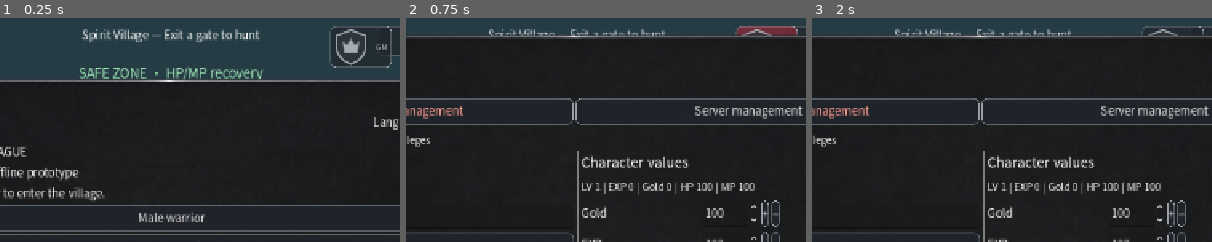
Above: before the commit, frames 1-3 (left to right).
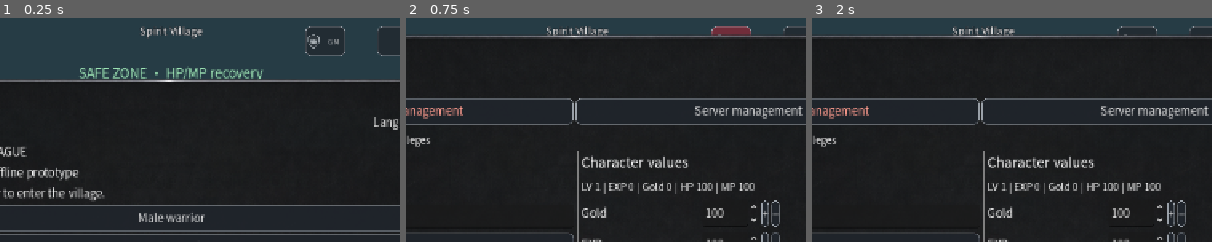
Above: after the commit, the same moments.

Repository: redfullmoon209-debug/ZMB
Game: Godot game, scene res://main.tscn
The game is run twice, just before and just after one commit, with the same random seed, the same clock (stepped at 60 frames per second) and the same inputs.
Inputs:
- Up to frame 1 (0.25 s): no input
- Up to frame 2 (0.75 s): click "GM" at 0.5 s
- Up to frame 3 (2 s): click "ATTACK" at 1.25 s
The pictures show only the part of the screen within x 29-79%, y 0-50%; the shares and areas given below are measured in that part.

The runs differ from the first frame. In frame 1, 2.4% of the frame differs, in the area x 20-98%, y 3-23%; in frame 2, 1.5%; in frame 3, 1.0%.

Commit message:
ZMB v0.1.25: training players, live target HUD and GM spacing

Diff:
--- a/hud.gd
+++ b/hud.gd
@@ -13,6 +13,10 @@
 var status_portrait_male := true
 const PLAYER_HUD = "res://assets/player_hud/"
 var target_label: Label
+var target_status: Control
+var target_bar: Control
+var target_fill: Control
+var target_hp: Label
 var zone_label: Label
 var camera_mode_button: Button
 var minimap: Control
@@ -135,6 +139,12 @@
 				if config.has_section_key(section,key): config.erase_section_key(section,key)
 		config.set_value("ui","hud_layout",4)
 		config.save("user://zmb.cfg")
+	if int(config.get_value("ui","hud_layout",0))<5:
+		for key in ["TARGET","GM"]:
+			for section in ["position","size","scale","opacity"]:
+				if config.has_section_key(section,key): config.erase_section_key(section,key)
+		config.set_value("ui","hud_layout",5)
+		config.save("user://zmb.cfg")
 	lang=int(config.get_value("ui","lang",1))
 	root=Control.new()
 	add_child(root)
@@ -173,19 +183,20 @@
 		meter.max_value=100
 		root.add_child(meter)
 		meter_fills.append(meter)
-	target_label=label("",Vector2(460,18),Vector2(360,70))
-	target_label.horizontal_alignment=HORIZONTAL_ALIGNMENT_CENTER
+	build_target_status()
 	zone_label=label("",Vector2(420,76),Vector2(440,34))
 	zone_label.horizontal_alignment=HORIZONTAL_ALIGNMENT_CENTER
 	zone_label.add_theme_font_size_override("font_size",21)
 	make_button("MENU",Vector2(970,18),Vector2(120,48),func(): open_page("Menu"))
 	if game.gm_allowed():
-		gm_button=make_button("GM",Vector2(895,18),Vector2(64,48),func():
-			if is_instance_valid(game.target): game.gm_target=game.target
+		gm_button=make_button("GM",Vector2(855,18),Vector2(64,48),func():
+			if is_instance_valid(game.target) and not game.is_demo_target(game.target): game.gm_target=game.target
 			open_page("GM"))
 		gm_button.icon=preload("res://assets/menu_icons/gm.svg")
 		gm_button.add_theme_font_size_override("font_size",12)
-		gm_button.expand_icon=true
+		gm_button.add_theme_constant_override("icon_max_width",24)
+		gm_button.expand_icon=false
+		gm_button.size=Vector2(64,48)
 		gm_notice=label("",Vector2(380,112),Vector2(500,35))
 		gm_notice.horizontal_alignment=HORIZONTAL_ALIGNMENT_CENTER
 		gm_notice.add_theme_color_override("font_color",Color("f6d995"))
@@ -226,7 +237,7 @@
 	make_button("AUTO",Vector2(1003,211),Vector2(70,70),func():
 		if not game.in_safe_zone(): game.auto=not game.auto)
 	make_button("MONSTER",Vector2(1083,211),Vector2(70,70),func():game.choose_target())
-	make_button("PLAYER",Vector2(1163,211),Vector2(70,70),func(): target_label.text="No online players (demo)")
+	make_button("PLAYER",Vector2(1163,211),Vector2(70,70),func():game.choose_player_target())
 	make_button("HP",Vector2(529,577),Vector2(64,64),func():game.hp=minf(100,game.hp+35))
 	make_button("MP",Vector2(685,577),Vector2(64,64),func():game.mp=minf(100,game.mp+35))
 	game.set_camera_follow(bool(config.get_value("camera","follow",false)))
@@ -246,7 +257,7 @@
 	root.add_child(chat)
 	for b in buttons: editable_hud[b.get_meta("hud_key")]=b
 	editable_hud["STATUS"]=player_status
-	editable_hud["TARGET"]=target_label
+	editable_hud["TARGET"]=target_status
 	editable_hud["ZONE"]=zone_label
 	editable_hud["CHAT"]=chat
 	editable_hud["MAP"]=minimap
@@ -364,11 +375,50 @@
 	status_mp.text="MP  %d / 100"%game.mp
 	status_fill_clips[0].size.x=253.0*clampf(game.hp/100.0,0,1)
 	status_fill_clips[1].size.x=253.0*clampf(game.mp/100.0,0,1)
-	stats.text="EXP %d/100   Gold %d   v0.1.24"%[game.xp,game.coins]
+	stats.text="EXP %d/100   Gold %d   v0.1.25"%[game.xp,game.coins]
 	if status_portrait_male!=game.male:
 		status_portrait_male=game.male
 		status_portrait.scale=game.player_visual.scale
 		status_portrait_view.render_target_update_mode=SubViewport.UPDATE_ONCE
+
+func build_target_status():
+	target_status=Control.new()
+	target_status.mouse_filter=Control.MOUSE_FILTER_IGNORE
+	root.add_child(target_status)
+	target_status.position=Vector2(460,12)
+	target_status.size=Vector2(360,60)
+	target_label=status_text(target_status,Vector2.ZERO,Vector2(360,29),17)
+	target_bar=Control.new()
+	target_bar.mouse_filter=Control.MOUSE_FILTER_IGNORE
+	target_status.add_child(target_bar)
+	target_bar.position=Vector2(15,29)
+	target_bar.size=Vector2(330,28)
+	status_art(target_bar,"07_target_track.png",Vector2.ZERO,Vector2(330,28))
+	target_fill=Control.new()
+	target_fill.mouse_filter=Control.MOUSE_FILTER_IGNORE
+	target_fill.clip_contents=true
+	target_bar.add_child(target_fill)
+	target_fill.position=Vector2(20,6)
+	target_fill.size=Vector2(290,16)
+	status_art(target_fill,"05_hp_fill.png",Vector2.ZERO,Vector2(290,16))
+	target_hp=status_text(target_bar,Vector2.ZERO,Vector2(330,28),14)
+	target_bar.hide()
+
+func refresh_target_status(safe: bool):
+	var n: Node3D=game.target
+	if is_instance_valid(n):
+		var max_hp: float=float(n.get_meta("max_hp",40+80*int(n.get_meta("tier",0))))
+		var health: float=clampf(float(n.get_meta("hp",0)),0,max_hp)
+		target_label.text=str(n.get_meta("display_name",""))+" • LV 1" if game.is_demo_target(n) else ["Normal","Elite","Boss"][int(n.get_meta("tier",0))]+" • LV 1"
+		target_fill.size.x=290.0*health/maxf(1,max_hp)
+		target_hp.text="HP %d / %d"%[health,max_hp]
+		target_bar.show()
+	else:
+		target_bar.visible=is_instance_valid(editor_panel)
+		if target_bar.visible:
+			target_fill.size.x=290
+			target_hp.text="HP 100 / 100"
+		target_label.text=localized("หมู่บ้านวิญญาณ","Spirit Village","灵魂村") if safe else ("AUTO HUNT" if game.auto else "ZMB • OFFLINE DEMO")
 
 func make_button(t:String,p:Vector2,s:Vector2,action:Callable) -> Button:
 	var b := Button.new()
@@ -459,14 +509,7 @@
 			var action: Callable = touch_actions[button]
 			action.call()
 		return true
-	if not game.in_safe_zone() and not chat.get_global_rect().has_point(pos):
-		var nearest := 65.0
-		for enemy in game.enemies:
-			if game.camera.is_position_behind(enemy.position): continue
-			var distance: float = game.camera.unproject_position(enemy.position + Vector3.UP).distance_to(pos)
-			if distance < nearest:
-				nearest = distance
-				game.target = enemy
+	if not chat.get_global_rect().has_point(pos): game.select_target_at(pos)
 	return false
 
 func _touch_move(index: int, pos: Vector2) -> bool:
@@ -608,10 +651,7 @@
 	var safe: bool = game.in_safe_zone()
 	zone_label.text=(["เขตปลอดภัย • ฟื้นฟู HP/MP","SAFE ZONE • HP/MP recovery","安全区 • 恢复生命与法力"][lang] if safe else ["เขตล่ามอนสเตอร์ • LV 1+","HUNTING ZONE • LV 1+","狩猎区 • LV 1+"][lang])
 	zone_label.modulate=Color("a7f2bd") if safe else Color("ffaf83")
-	if safe: target_label.text=["หมู่บ้านวิญญาณ — ออกประตูเพื่อเก็บเลเวล","Spirit Village — Exit a gate to hunt","灵魂村 — 出城狩猎"][lang]
-	elif is_instance_valid(game.target): target_label.text="%s • HP %d"%[["Normal","Elite","Boss"][game.target.get_meta("tier")],game.target.get_meta("hp")]
-	elif game.auto: target_label.text="AUTO HUNT"
-	else: target_label.text="ZMB  •  OFFLINE DEMO"
+	refresh_target_status(safe)
 	if game.hp<=0 and game.started and not is_instance_valid(panel): open_page("Revive")
 	# Read-only local gameplay diagnostics used by the exported-Web smoke test.
 	diagnostic_timer -= delta
@@ -623,7 +663,7 @@
 		if is_instance_valid(close_button): controls["CLOSE"] = _web_rect(close_button)
 		var menu_rects := {}
 		for key in menu_items: menu_rects[key]=_web_rect(menu_items[key])
-		var d := {"version":"0.1.24","ready":true,"started":game.started,"s …(627 unchanged characters)…
+		var d := {"version":"0.1.25","ready":true,"started":game.started,"s …(627 unchanged characters)…
 		var payload := JSON.stringify(d)
 		if browser_window != null:
 			browser_window.zmbDiagnosticsJSON = payload
--- /dev/null
+++ b/target_hud_test.gd
@@ -0,0 +1,38 @@
+extends SceneTree
+
+func _initialize(): call_deferred("run")
+
+func run():
+	var world := (load("res://main.tscn") as PackedScene).instantiate()
+	root.add_child(world)
+	await process_frame
+	world.begin(true)
+	world.ui.close_page()
+	var hud=world.ui
+	assert(world.demo_players.size()==2)
+	world.choose_player_target()
+	assert(world.target==world.demo_players[0])
+	world.target=null
+	world.select_target_at(world.camera.unproject_position(world.demo_players[0].position+Vector3.UP))
+	assert(world.target==world.demo_players[0])
+	await physics_frame
+	assert(world.target==world.demo_players[0])
+	hud.refresh_target_status(true)
+	assert(hud.target_bar.visible and hud.target_hp.text=="HP 100 / 100")
+	world.attack(0)
+	assert(world.target.get_meta("hp")==100)
+	world.player.position=Vector3(1.8,0,-16)
+	world.choose_player_target()
+	assert(world.target==world.demo_players[1])
+	world.attack(0)
+	hud.refresh_target_status(false)
+	assert(world.target.get_meta("hp")==85)
+	assert(hud.target_hp.text=="HP 85 / 100")
+	assert(is_equal_approx(hud.target_fill.size.x,246.5))
+	assert(world.xp==0 and world.monsters_defeated==0)
+	var menu: Button
+	for b in hud.buttons:
+		if b.text=="MENU": menu=b
+	assert(menu.get_global_rect().position.x-hud.gm_button.get_global_rect().end.x>=35)
+	print("PASS: demo lock, safe-zone protection, live target HP, no rewards, GM spacing")
+	quit()
--- a/world.gd
+++ b/world.gd
@@ -8,6 +8,7 @@
 var camera: Camera3D
 var ui: CanvasLayer
 var enemies: Array[Node3D] = []
+var demo_players: Array[Node3D] = []
 var loot: Array[Node3D] = []
 var target: Node3D
 var hp := 100.0
@@ -232,6 +233,9 @@
 	camera.current = true
 	for i in range(12):
 		spawn_enemy(i)
+	if gm_test_enabled:
+		spawn_demo_player(Vector3(1.8,0,-3.8),"Training Ally")
+		spawn_demo_player(Vector3(1.8,0,-17.5),"Training Rival")
 	ui = HUD.new()
 	ui.game = self
 	add_child(ui)
@@ -371,16 +375,72 @@
 		return
 	target = sorted[0] if nearest_target_only else sorted[(sorted.find(target)+1)%sorted.size()]
 
+func spawn_demo_player(pos: Vector3, display_name: String):
+	var n := Node3D.new()
+	add_child(n)
+	n.position=pos
+	n.set_meta("demo_player",true)
+	n.set_meta("display_name",display_name)
+	n.set_meta("hp",100.0)
+	n.set_meta("max_hp",100.0)
+	figure(n,Color("416b9b"))
+	var tag := Label3D.new()
+	tag.text=display_name+" [TEST]"
+	tag.position=Vector3(0,2.2,0)
+	tag.billboard=BaseMaterial3D.BILLBOARD_ENABLED
+	tag.font_size=32
+	tag.outline_size=6
+	tag.modulate=Color("a9dbff")
+	n.add_child(tag)
+	demo_players.append(n)
+
+func is_demo_target(n: Node3D) -> bool:
+	return is_instance_valid(n) and n.get_meta("demo_player",false)
+
+func choose_player_target():
+	var candidates := demo_players.filter(func(n): return is_instance_valid(n) and n.get_meta("hp",0)>0 and is_safe_position(n.position)==in_safe_zone())
+	candidates.sort_custom(func(a,b): return a.position.distance_squared_to(player.position)<b.position.distance_squared_to(player.position))
+	if candidates.is_empty():
+		target=null
+		return
+	target=candidates[0] if nearest_target_only else candidates[(candidates.find(target)+1)%candidates.size()]
+	auto=false
+
+func select_target_at(pos: Vector2):
+	var candidates: Array[Node3D]=demo_players.duplicate()
+	if not in_safe_zone(): candidates.append_array(enemies)
+	var nearest := 65.0
+	for n in candidates:
+		if not is_instance_valid(n) or n.get_meta("hp",0)<=0 or is_safe_position(n.position)!=in_safe_zone(): continue
+		if camera.is_position_behind(n.position+Vector3.UP): continue
+		var d := camera.unproject_position(n.position+Vector3.UP).distance_to(pos)
+		if d<nearest:
+			nearest=d
+			target=n
+	if is_demo_target(target): auto=false
+
 func attack(skill: int):
 	if not started or hp<=0 or cooldown>0 or in_safe_zone():
 		return
 	if not is_instance_valid(target): choose_target()
 	if not is_instance_valid(target): return
+	if is_demo_target(target) and is_safe_position(target.position): return
 	var ranges := [2.7,5.5,12.0]
 	if player.position.distance_to(target.position)>ranges[weapon]+skill: return
 	if mp < skill*5: return
 	mp -= skill*5
 	cooldown = (0.45+skill*0.2)/gm_attack_multiplier
+	if is_demo_target(target):
+		var dummy := target
+		dummy.set_meta("hp",maxf(0,float(dummy.get_meta("hp"))-gm_attack_power-skill*7))
+		if dummy.get_meta("hp")<=0:
+			target=null
+			dummy.hide()
+			get_tree().create_timer(3).timeout.connect(func():
+				if is_instance_valid(dummy):
+					dummy.set_meta("hp",100.0)
+					dummy.show())
+		return
 	var hits := [target]
 	if skill==3:
 		for n in enemies:
@@ -522,14 +582,7 @@
 	if event is InputEventMouseButton and event.pressed:
 		if event.button_index==MOUSE_BUTTON_WHEEL_UP: zoom=maxf(4,zoom-zoom_sensitivity)
 		if event.button_index==MOUSE_BUTTON_WHEEL_DOWN: zoom=minf(16,zoom+zoom_sensitivity)
-		if event.button_index==MOUSE_BUTTON_LEFT and not in_safe_zone():
-			var nearest := 65.0
-			for n in enemies:
-				if camera.is_position_behind(n.position): continue
-				var d := camera.unproject_position(n.position+Vector3.UP).distance_to(event.position)
-				if d<nearest:
-					nearest=d
-					target=n
+		if event.button_index==MOUSE_BUTTON_LEFT: select_target_at(event.position)
 	if event is InputEventKey and event.pressed and not event.echo:
 		match event.keycode:
 			KEY_SPACE: jump_requested=true
@@ -568,10 +621,11 @@
 	var move := movement_vector(input)
 	if in_safe_zone():
 		auto=false
-		target=null
+		if not is_demo_target(target) or not is_safe_position(target.position): target=null
 		hp=minf(100.0,hp+delta*6.0)
 		mp=minf(100.0,mp+delta*4.0)
 	if auto:
+		if is_demo_target(target): target=null
 		if not is_instance_valid(target): choose_target()
 		if is_instance_valid(target):
 			var diff := target.position-player.position
@@ -592,7 +646,8 @@
 	var safe := in_safe_zone()
 	if safe:
 		auto=false
-		target=null
+		if not is_demo_target(target) or not is_safe_position(target.position): target=null
+	elif is_demo_target(target) and is_safe_position(target.position): target=null
 	for n in enemies:
 		var home: Vector3 = n.get_meta("home")
 		if is_safe_position(n.position, 0.6):
Binary file added: assets/player_hud/07_target_track.png
